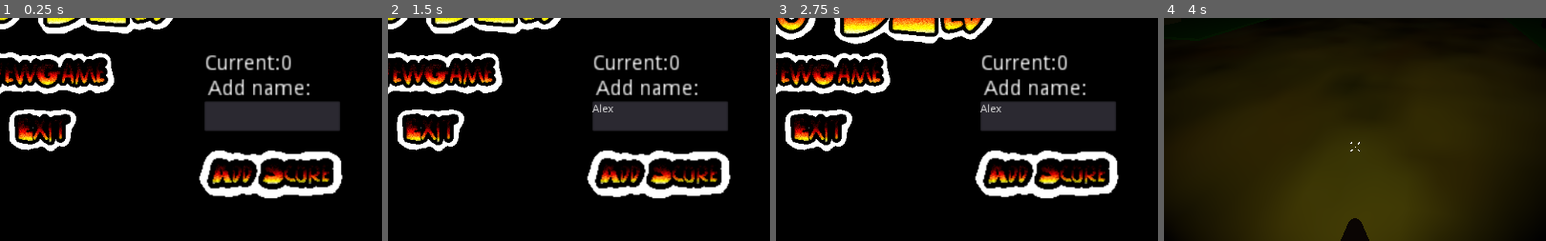
Above: before the commit, frames 1-4 (left to right).
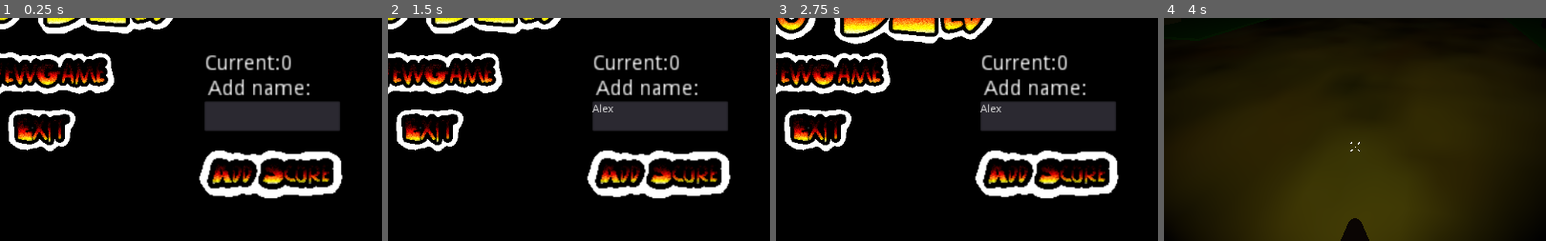
Above: after the commit, the same moments.

Repository: Bricode/BestGroupGameJam2021
Game: Godot game, scene res://Ui/DeathScreen/DeathScreen.tscn
The game is run twice, just before and just after one commit, with the same random seed, the same clock (stepped at 60 frames per second) and the same inputs. This scene is started directly instead of the project's main scene.
Inputs (mouse positions are % of the whole screen's width and height, from its top left):
- Up to frame 1 (0.25 s): no input
- Up to frame 2 (1.5 s): click (61, 43) at 0.52 s; type "Alex" at 0.6 s; click (84, 11) at 1.27 s
- Up to frame 3 (2.75 s): click (30, 17) at 2.02 s
- Up to frame 4 (4 s): click (30, 33) at 2.75 s; tap Enter at 3.5 s; move the mouse to (55, 50) at 3.52 s; hold W (move_forward) from 3.53 s (still down); tap B (b) at 3.6 s; tap Space (jump) at 3.77 s
The pictures show only the part of the screen within x 25-75%, y 21-71%; the shares and areas given below are measured in that part.

The runs differ from the first frame. In frame 1, 0.7% of the frame differs, in the area x 2-20%, y 41-60%; in frame 2, 0.7%; in frame 3, 0.7%; in frame 4, nothing differs.

Commit message:
fixed stuff
wn7nienuerybenwrtu

Diff:
--- a/BestGroupGameJam2021/GameModels/Items/HuhuGrub.tscn
+++ b/BestGroupGameJam2021/GameModels/Items/HuhuGrub.tscn
@@ -4,9 +4,9 @@
 [ext_resource path="res://BlenderModels/HuhuGrub/huhuGrub.glb" type="PackedScene" id=2]
 
 [sub_resource type="BoxShape" id=1]
+extents = Vector3( 1, 1, 4.16444 )
 
 [sub_resource type="BoxShape" id=2]
-extents = Vector3( 0.99424, 0.855272, 0.985833 )
 
 [node name="HuhuGrub" type="KinematicBody"]
 transform = Transform( 0.25, 0, 0, 0, 0.25, 0, 0, 0, 0.25, 0, 0, 0 )
--- a/BestGroupGameJam2021/Player/Player.gd
+++ b/BestGroupGameJam2021/Player/Player.gd
@@ -86,7 +86,7 @@
 						create_lazer(global_transform.origin - Vector3(0,1.5,0),-($Head/Camera.global_transform.origin-$Head/Camera/Spatial.global_transform.origin).normalized())
 
 	if PlayerInfo.konami_code:
-		PlayerInfo.score += 10
+		PlayerInfo.score += 100
 		PlayerInfo.charge = 100
 	if trauma:
 		trauma = max(trauma - decay * delta, 0)
--- a/BestGroupGameJam2021/Ui/DeathScreen/DeathScreen.gd
+++ b/BestGroupGameJam2021/Ui/DeathScreen/DeathScreen.gd
@@ -6,6 +6,14 @@
 	current = PlayerInfo.get_score()
 	$YouDied/Add_score/Currnet.text = "Current:" + str(current)
 	show_high_score()
+
+func _process(delta):
+	if PlayerInfo.konami_code == true:
+		$YouDied2.visible = false
+		$YouDed.visible = true
+	else:
+		$YouDied2.visible = true
+		$YouDed.visible = false
 
 func _on_Exit_pressed():
 	get_tree().change_scene("res://Ui/TitleScreen/Title.tscn")
--- a/BestGroupGameJam2021/Ui/DeathScreen/DeathScreen.tscn
+++ b/BestGroupGameJam2021/Ui/DeathScreen/DeathScreen.tscn
@@ -10,6 +10,8 @@
 [ext_resource path="res://Ui/HighscoreWindow/Highscore Window.tscn" type="PackedScene" id=8]
 [ext_resource path="res://Ui/ButtonTexture/AddScore-Hover.png" type="Texture" id=9]
 [ext_resource path="res://Ui/ButtonTexture/AddScore.png" type="Texture" id=10]
+[ext_resource path="res://Ui/ButtonTexture/youded-Hover.png" type="Texture" id=11]
+[ext_resource path="res://Ui/ButtonTexture/you ded.png" type="Texture" id=12]
 
 [node name="DeathScreen" type="Control"]
 anchor_left = 0.5
@@ -35,9 +37,6 @@
 margin_right = -0.798248
 margin_bottom = -139.398
 rect_pivot_offset = Vector2( -368.319, -75.0254 )
-texture_normal = ExtResource( 2 )
-texture_pressed = ExtResource( 2 )
-texture_hover = ExtResource( 3 )
 __meta__ = {
 "_edit_use_anchors_": false
 }
@@ -125,15 +124,37 @@
 "_edit_use_anchors_": false
 }
 
+[node name="YouDied2" type="TextureButton" parent="."]
+anchor_left = 0.5
+anchor_top = 0.5
+anchor_right = 0.5
+anchor_bottom = 0.5
+margin_left = -398.798
+margin_top = -252.398
+margin_right = -0.798248
+margin_bottom = -139.398
+rect_pivot_offset = Vector2( -368.319, -75.0254 )
+texture_normal = ExtResource( 2 )
+texture_pressed = ExtResource( 2 )
+texture_hover = ExtResource( 3 )
+__meta__ = {
+"_edit_use_anchors_": false
+}
+
 [node name="HighScores" parent="." instance=ExtResource( 8 )]
 margin_left = 752.206
 margin_top = 24.9113
 margin_right = 752.206
 margin_bottom = 24.9113
 
-[node name="TextureButton" type="TextureButton" parent="."]
-margin_right = 40.0
-margin_bottom = 40.0
+[node name="YouDed" type="TextureButton" parent="."]
+visible = false
+margin_left = 168.868
+margin_top = 53.5143
+margin_right = 446.867
+margin_bottom = 155.514
+texture_normal = ExtResource( 12 )
+texture_hover = ExtResource( 11 )
 
 [connection signal="pressed" from="YouDied/NewGame" to="." method="_on_NewGame_pressed"]
 [connection signal="pressed" from="YouDied/Exit" to="." method="_on_Exit_pressed"]
Not shown: 2 places in BestGroupGameJam2021/Player/LaserMesh.tscn that only renumber resources
Not shown: 1 places in BestGroupGameJam2021/Ui/DeathScreen/DeathScreen.tscn that only renumber resources
